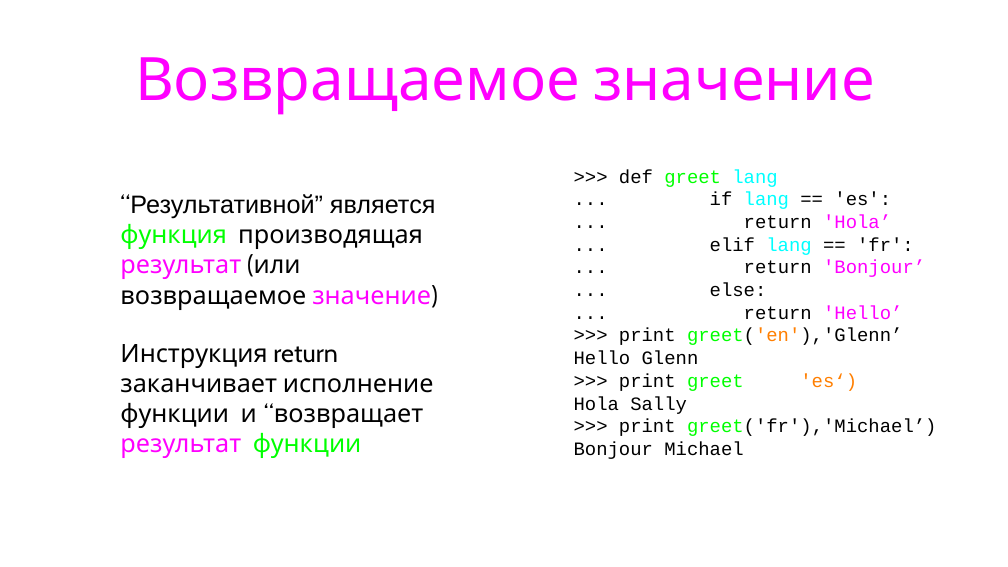
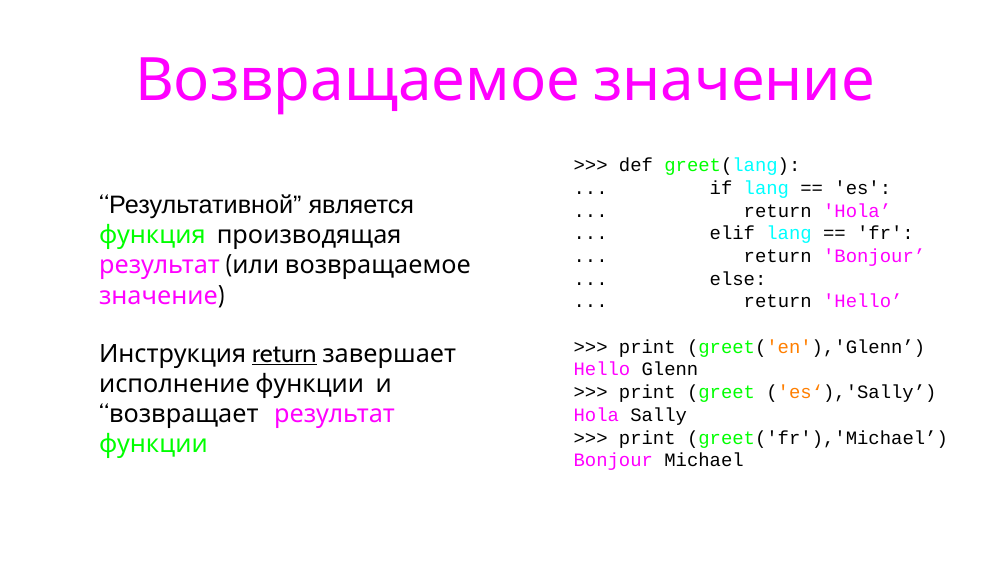
Before and after one commit to maxchv/LearnPython, a slide deck: slide 31 of week04/Functions.pptx (slide 34 before the commit). Drawn at 1008x567 pixels with LibreOffice and Linux fonts; fonts in the diff are those of the drawing. Boxes give left, top, right and bottom in pixels: in the first picture for what was removed or moved away, otherwise in the second. Text is boxed around its words. In the diff, an @@ line names an element or a change of style, - is before the commit and + after.

```diff
--- a/week04/Functions.pptx
+++ b/week04/Functions.pptx
@@ text at (574,158,800,470): text colour #FFFFFF to #000000 in "greet(lang):"; text colour #000000 to #FF00FF in "Hello", "Hola", "Bonjour" @@
@@ text at (99,194,471,308): bullet • to none @@
@@ text at (99,344,456,458): text changed @@
-• Инструкция return заканчивает исполнение функции и “возвращает” результат функции
+Инструкция return завершает исполнение функции и “возвращает” результат функции
@@ text at (619,340,925,357): text changed @@
->>> print greet('en'),'Glenn’
+>>> print (greet('en'),'Glenn’)
@@ text at (619,385,937,402): text changed; text colour #FFFFFF to #000000 @@
->>> print greet((000'es‘)),'Sally’
+>>> print (greet(('es‘),'Sally’)
@@ text at (619,430,948,448): text changed @@
->>> print greet('fr'),'Michael’)
+>>> print (greet('fr'),'Michael’)
```
Also in this commit, not shown: 8 other slides changed, 3 slides added.
